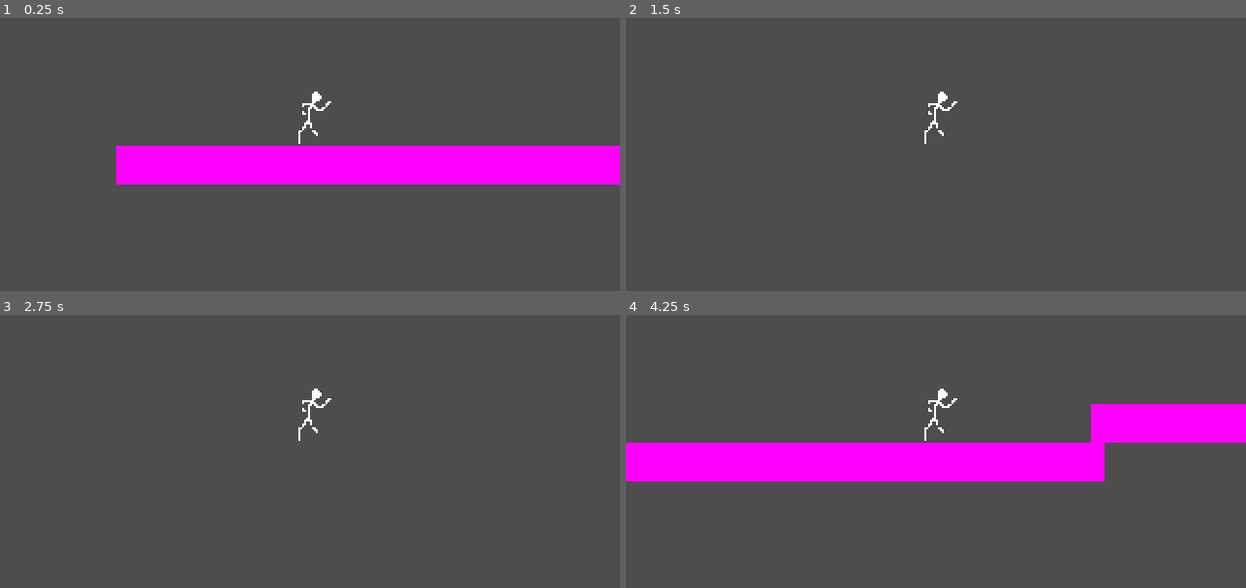
Above: before the commit, frames 1-4 (two rows, left to right).
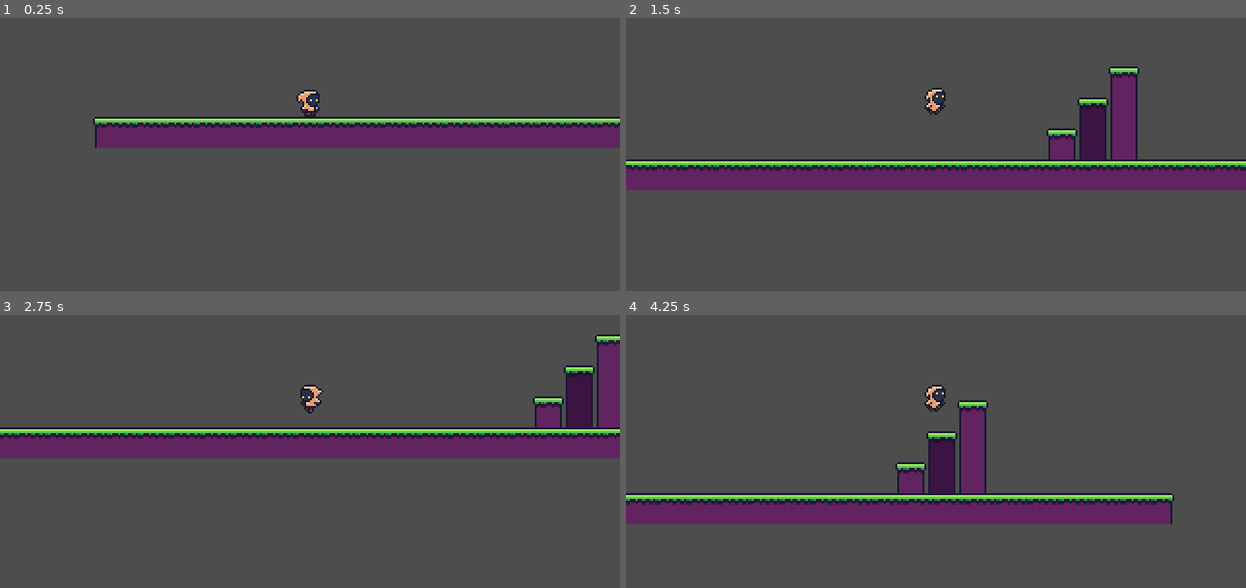
Above: after the commit, the same moments.

Repository: roquesystemexe/aril-and-iram
Game: Godot game, scene res://Scenes/TestLevel.tscn
The game is run twice, just before and just after one commit, with the same random seed, the same clock (stepped at 60 frames per second) and the same inputs.
Inputs:
- Up to frame 1 (0.25 s): no input
- Up to frame 2 (1.5 s): hold D (move_right) from 0.53 s (still down); tap Q (dash) at 0.6 s; tap Space (jump) at 0.77, 0.8, 1.07, 1.35 s
- Up to frame 3 (2.75 s): tap Space (jump) at 1.52, 1.82, 2.3 s; tap Q (dash) at 1.55, 2.1 s; release D (move_right) at 2.03 s; hold A (move_left) from 2.03 s (still down)
- Up to frame 4 (4.25 s): release A (move_left) at 2.78 s; hold D (move_right) from 2.78 s (still down); tap Q (dash) at 2.85 s; tap Space (jump) at 3.02, 3.32, 3.6, 3.77, 4.07 s

The runs differ from the first frame. In frame 1, 21% of the frame differs, in the area x 15-100%, y 26-61%; in frame 2, 15%; in frame 3, 14%; in frame 4, 26%, in the area x 0-100%, y 25-77%.

Commit message:
Added placeholder sprites and made animations. Also revamped movement

Diff:
--- a/Scenes/Player.tscn
+++ b/Scenes/Player.tscn
@@ -1,9 +1,102 @@
 [gd_scene format=3 uid="uid://3pfgujl6juvm"]
 
 [ext_resource type="Script" uid="uid://cflwjsunhopka" path="res://Scripts/player_movement.gd" id="1_ghtyb"]
-[ext_resource type="Texture2D" uid="uid://bq23vqgne71r7" path="res://Sprites/player.svg" id="2_kyqiw"]
+[ext_resource type="Script" uid="uid://by8m8uanixh4w" path="res://Scenes/player_animator.gd" id="2_gntrk"]
+[ext_resource type="Texture2D" uid="uid://mrtptn76g246" path="res://Sprites/player.png" id="2_kyqiw"]
 
-[sub_resource type="CapsuleShape2D" id="CapsuleShape2D_f3588"]
+[sub_resource type="Animation" id="Animation_kyqiw"]
+length = 0.001
+tracks/0/type = "value"
+tracks/0/imported = false
+tracks/0/enabled = true
+tracks/0/path = NodePath("PlayerAnimator/Sprite2D:region_rect")
+tracks/0/interp = 1
+tracks/0/loop_wrap = true
+tracks/0/keys = {
+"times": PackedFloat32Array(0),
+"transitions": PackedFloat32Array(1),
+"update": 0,
+"values": [Rect2(0, 0, 16, 16)]
+}
+
+[sub_resource type="Animation" id="Animation_dewec"]
+resource_name = "fall"
+step = 0.25
+tracks/0/type = "value"
+tracks/0/imported = false
+tracks/0/enabled = true
+tracks/0/path = NodePath("PlayerAnimator/Sprite2D:region_rect")
+tracks/0/interp = 1
+tracks/0/loop_wrap = true
+tracks/0/keys = {
+"times": PackedFloat32Array(0),
+"transitions": PackedFloat32Array(1),
+"update": 0,
+"values": [Rect2(0, 48, 16, 16)]
+}
+
+[sub_resource type="Animation" id="Animation_gntrk"]
+resource_name = "idle"
+length = 2.0
+loop_mode = 1
+step = 0.25
+tracks/0/type = "value"
+tracks/0/imported = false
+tracks/0/enabled = true
+tracks/0/path = NodePath("PlayerAnimator/Sprite2D:region_rect")
+tracks/0/interp = 0
+tracks/0/loop_wrap = true
+tracks/0/keys = {
+"times": PackedFloat32Array(0, 0.25, 0.5, 0.75, 1, 1.25, 1.5, 2),
+"transitions": PackedFloat32Array(1, 1, 1, 1, 1, 1, 1, 1),
+"update": 0,
+"values": [Rect2(0, 0, 16, 16), Rect2(16, 0, 16, 16), Rect2(32, 0, 16, 16), Rect2(48, 0, 16, 16), Rect2(64, 0, 16, 16), Rect2(80, 0, 16, 16), Rect2(96, 0, 16, 16), Rect2(96, 0, 16, 16)]
+}
+
+[sub_resource type="Animation" id="Animation_5ixxa"]
+resource_name = "jump"
+step = 0.25
+tracks/0/type = "value"
+tracks/0/imported = false
+tracks/0/enabled = true
+tracks/0/path = NodePath("PlayerAnimator/Sprite2D:region_rect")
+tracks/0/interp = 1
+tracks/0/loop_wrap = true
+tracks/0/keys = {
+"times": PackedFloat32Array(0),
+"transitions": PackedFloat32Array(1),
+"update": 0,
+"values": [Rect2(0, 32, 16, 16)]
+}
+
+[sub_resource type="Animation" id="Animation_nn08x"]
+resource_name = "move"
+step = 0.25
+tracks/0/type = "value"
+tracks/0/imported = false
+tracks/0/enabled = true
+tracks/0/path = NodePath("PlayerAnimator/Sprite2D:region_rect")
+tracks/0/interp = 0
+tracks/0/loop_wrap = true
+tracks/0/keys = {
+"times": PackedFloat32Array(0, 0.25, 0.5, 0.75, 1),
+"transitions": PackedFloat32Array(1, 1, 1, 1, 1),
+"update": 0,
+"values": [Rect2(0, 16, 16, 16), Rect2(16, 16, 16, 16), Rect2(32, 16, 16, 16), Rect2(48, 16, 16, 16), Rect2(0, 16, 16, 16)]
+}
+
+[sub_resource type="AnimationLibrary" id="AnimationLibrary_dewec"]
+_data = {
+&"RESET": SubResource("Animation_kyqiw"),
+&"fall": SubResource("Animation_dewec"),
+&"idle": SubResource("Animation_gntrk"),
+&"jump": SubResource("Animation_5ixxa"),
+&"move": SubResource("Animation_nn08x")
+}
+
+[sub_resource type="CapsuleShape2D" id="CapsuleShape2D_kyqiw"]
+radius = 5.0
+height = 14.0
 
 [node name="player" type="CharacterBody2D" unique_id=705346385]
 slide_on_ceiling = false
@@ -11,10 +104,24 @@
 
 [node name="Camera2D" type="Camera2D" parent="." unique_id=1848233546]
 
-[node name="Sprite2D" type="Sprite2D" parent="." unique_id=994632060]
-position = Vector2(-1.9073486e-06, -1.0000014)
-scale = Vector2(0.70312506, 0.93749994)
+[node name="PlayerAnimator" type="Node2D" parent="." unique_id=1809111778 node_paths=PackedStringArray("player_movement", "animation_player", "sprite")]
+script = ExtResource("2_gntrk")
+player_movement = NodePath("..")
+animation_player = NodePath("AnimationPlayer")
+sprite = NodePath("Sprite2D")
+
+[node name="AnimationPlayer" type="AnimationPlayer" parent="PlayerAnimator" unique_id=107950468]
+root_node = NodePath("../..")
+libraries/ = SubResource("AnimationLibrary_dewec")
+autoplay = &"idle"
+
+[node name="Sprite2D" type="Sprite2D" parent="PlayerAnimator" unique_id=994632060]
+position = Vector2(0, -8)
 texture = ExtResource("2_kyqiw")
+region_enabled = true
+region_rect = Rect2(0, 0, 16, 16)
 
-[node name="CollisionShape2D" type="CollisionShape2D" parent="." unique_id=1884646955]
-shape = SubResource("CapsuleShape2D_f3588")
+[node name="CollisionShape2D" type="CollisionShape2D" parent="." unique_id=896441421]
+visible = false
+position = Vector2(0, -7)
+shape = SubResource("CapsuleShape2D_kyqiw")
--- a/Scenes/TestLevel.tscn
+++ b/Scenes/TestLevel.tscn
@@ -1,62 +1,100 @@
 [gd_scene format=3 uid="uid://b4g7nchhrlk0b"]
 
 [ext_resource type="PackedScene" uid="uid://3pfgujl6juvm" path="res://Scenes/Player.tscn" id="1_bhm8u"]
+[ext_resource type="Texture2D" uid="uid://bw10b2ewvep88" path="res://Sprites/tiles_1.png" id="2_5ms4e"]
 
-[sub_resource type="PhysicsMaterial" id="PhysicsMaterial_5ms4e"]
+[sub_resource type="TileSetAtlasSource" id="TileSetAtlasSource_5ms4e"]
+texture = ExtResource("2_5ms4e")
+0:0/0 = 0
+0:0/0/physics_layer_0/polygon_0/points = PackedVector2Array(-8, -8, 8, -8, 8, 8, -8, 8)
+1:0/0 = 0
+1:0/0/physics_layer_0/polygon_0/points = PackedVector2Array(-8, -8, 8, -8, 8, 8, -8, 8)
+2:0/0 = 0
+2:0/0/physics_layer_0/polygon_0/points = PackedVector2Array(-8, -8, 8, -8, 8, 8, -8, 8)
+3:0/0 = 0
+3:0/0/physics_layer_0/polygon_0/points = PackedVector2Array(-8, -8, 8, -8, 8, 8, -8, 8)
+4:0/0 = 0
+4:0/0/physics_layer_0/polygon_0/points = PackedVector2Array(-8, -8, 8, -8, 8, 8, -8, 8)
+5:0/0 = 0
+5:0/0/physics_layer_0/polygon_0/points = PackedVector2Array(-8, -8, 8, -8, 8, 8, -8, 8)
+0:1/0 = 0
+0:1/0/physics_layer_0/polygon_0/points = PackedVector2Array(-8, -8, 8, -8, 8, 8, -8, 8)
+1:1/0 = 0
+1:1/0/physics_layer_0/polygon_0/points = PackedVector2Array(-8, -8, 8, -8, 8, 8, -8, 8)
+2:1/0 = 0
+2:1/0/physics_layer_0/polygon_0/points = PackedVector2Array(-8, -8, 8, -8, 8, 8, -8, 8)
+3:1/0 = 0
+3:1/0/physics_layer_0/polygon_0/points = PackedVector2Array(-8, -8, 8, -8, 8, 8, -8, 8)
+4:1/0 = 0
+4:1/0/physics_layer_0/polygon_0/points = PackedVector2Array(-8, -8, 8, -8, 8, 8, -8, 8)
+5:1/0 = 0
+5:1/0/physics_layer_0/polygon_0/points = PackedVector2Array(-8, -8, 8, -8, 8, 8, -8, 8)
+0:2/0 = 0
+0:2/0/physics_layer_0/polygon_0/points = PackedVector2Array(-8, -8, 8, -8, 8, 8, -8, 8)
+1:2/0 = 0
+1:2/0/physics_layer_0/polygon_0/points = PackedVector2Array(-8, -8, 8, -8, 8, 8, -8, 8)
+2:2/0 = 0
+2:2/0/physics_layer_0/polygon_0/points = PackedVector2Array(-8, -8, 8, -8, 8, 8, -8, 8)
+3:2/0 = 0
+3:2/0/physics_layer_0/polygon_0/points = PackedVector2Array(-8, -8, 8, -8, 8, 8, -8, 8)
+0:3/0 = 0
+0:3/0/physics_layer_0/polygon_0/points = PackedVector2Array(-8, -8, 8, -8, 8, 8, -8, 8)
+1:3/0 = 0
+1:3/0/physics_layer_0/polygon_0/points = PackedVector2Array(-8, -8, 8, -8, 8, 8, -8, 8)
+2:3/0 = 0
+2:3/0/physics_layer_0/polygon_0/points = PackedVector2Array(-8, -8, 8, -8, 8, 8, -8, 8)
+3:3/0 = 0
+3:3/0/physics_layer_0/polygon_0/points = PackedVector2Array(-8, -8, 8, -8, 8, 8, -8, 8)
+0:4/0 = 0
+0:4/0/physics_layer_0/polygon_0/points = PackedVector2Array(-8, -8, 8, -8, 8, 8, -8, 8)
+1:4/0 = 0
+1:4/0/physics_layer_0/polygon_0/points = PackedVector2Array(-8, -8, 8, -8, 8, 8, -8, 8)
+2:4/0 = 0
+2:4/0/physics_layer_0/polygon_0/points = PackedVector2Array(-8, -8, 8, -8, 8, 8, -8, 8)
+3:4/0 = 0
+3:4/0/physics_layer_0/polygon_0/points = PackedVector2Array(-8, -8, 8, -8, 8, 8, -8, 8)
+4:4/0 = 0
+4:4/0/physics_layer_0/polygon_0/points = PackedVector2Array(-8, -8, 8, -8, 8, 8, -8, 8)
+5:4/0 = 0
+5:4/0/physics_layer_0/polygon_0/points = PackedVector2Array(-8, -8, 8, -8, 8, 8, -8, 8)
+0:5/0 = 0
+0:5/0/physics_layer_0/polygon_0/points = PackedVector2Array(-8, -8, 8, -8, 8, 8, -8, 8)
+1:5/0 = 0
+1:5/0/physics_layer_0/polygon_0/points = PackedVector2Array(-8, -8, 8, -8, 8, 8, -8, 8)
+2:5/0 = 0
+2:5/0/physics_layer_0/polygon_0/points = PackedVector2Array(-8, -8, 8, -8, 8, 8, -8, 8)
+3:5/0 = 0
+3:5/0/physics_layer_0/polygon_0/points = PackedVector2Array(-8, -8, 8, -8, 8, 8, -8, 8)
+4:5/0 = 0
+4:5/0/physics_layer_0/polygon_0/points = PackedVector2Array(-8, -8, 8, -8, 8, 8, -8, 8)
+5:5/0 = 0
+5:5/0/physics_layer_0/polygon_0/points = PackedVector2Array(-8, -8, 8, -8, 8, 8, -8, 8)
+0:6/0 = 0
+0:6/0/physics_layer_0/polygon_0/points = PackedVector2Array(-8, -8, 8, -8, 8, 8, -8, 8)
+1:6/0 = 0
+1:6/0/physics_layer_0/polygon_0/points = PackedVector2Array(-8, -8, 8, -8, 8, 8, -8, 8)
+2:6/0 = 0
+2:6/0/physics_layer_0/polygon_0/points = PackedVector2Array(-8, -8, 8, -8, 8, 8, -8, 8)
+3:6/0 = 0
+3:6/0/physics_layer_0/polygon_0/points = PackedVector2Array(-8, -8, 8, -8, 8, 8, -8, 8)
+0:7/0 = 0
+0:7/0/physics_layer_0/polygon_0/points = PackedVector2Array(-8, -8, 8, -8, 8, 8, -8, 8)
+1:7/0 = 0
+1:7/0/physics_layer_0/polygon_0/points = PackedVector2Array(-8, -8, 8, -8, 8, 8, -8, 8)
+2:7/0 = 0
+2:7/0/physics_layer_0/polygon_0/points = PackedVector2Array(-8, -8, 8, -8, 8, 8, -8, 8)
+3:7/0 = 0
+3:7/0/physics_layer_0/polygon_0/points = PackedVector2Array(-8, -8, 8, -8, 8, 8, -8, 8)
 
-[sub_resource type="RectangleShape2D" id="RectangleShape2D_shgkq"]
-size = Vector2(270, 20)
-
-[sub_resource type="PlaceholderTexture2D" id="PlaceholderTexture2D_bhm8u"]
+[sub_resource type="TileSet" id="TileSet_shgkq"]
+physics_layer_0/collision_layer = 1
+sources/0 = SubResource("TileSetAtlasSource_5ms4e")
 
 [node name="TestLevel" type="Node2D" unique_id=893113129]
 
-[node name="Platform" type="RigidBody2D" parent="." unique_id=1852134523]
-position = Vector2(6, 23)
-physics_material_override = SubResource("PhysicsMaterial_5ms4e")
-gravity_scale = 0.0
-
-[node name="CollisionShape2D" type="CollisionShape2D" parent="Platform" unique_id=1265287845]
-position = Vector2(51, 38)
-scale = Vector2(1.1605932, 1)
-shape = SubResource("RectangleShape2D_shgkq")
-
-[node name="Sprite2D" type="Sprite2D" parent="Platform" unique_id=1049611561]
-position = Vector2(-106, 28)
-scale = Vector2(313, 20)
-texture = SubResource("PlaceholderTexture2D_bhm8u")
-centered = false
+[node name="TileMap" type="TileMap" parent="." unique_id=1953747551]
+tile_set = SubResource("TileSet_shgkq")
+format = 2
+layer_0/tile_data = PackedInt32Array(131065, 0, 0, 131066, 65536, 0, 131067, 65536, 0, 131068, 65536, 0, 131069, 65536, 0, 131070, 65536, 0, 131071, 65536, 0, 65536, 65536, 0, 65537, 65536, 0, 65538, 65536, 0, 65539, 65536, 0, 65540, 65536, 0, 65541, 65536, 0, 65542, 65536, 0, 65543, 65536, 0, 65544, 65536, 0, 65545, 65536, 0, 65546, 65536, 0, 65547, 65536, 0, 65548, 65536, 0, 65549, 65536, 0, 65550, 65536, 0, 65551, 65536, 0, 65552, 65536, 0, 65553, 65536, 0, 65554, 65536, 0, 65555, 65536, 0, 65556, 131072, 0, -131058, 196608, 0, -65522, 196608, 1, 14, 196608, 1, 13, 196608, 5, -65523, 196608, 4, 12, 196608, 0)
 
 [node name="player" parent="." unique_id=705346385 instance=ExtResource("1_bhm8u")]
-
-[node name="Platform2" type="RigidBody2D" parent="." unique_id=168209642]
-position = Vector2(320, 11)
-physics_material_override = SubResource("PhysicsMaterial_5ms4e")
-gravity_scale = 0.0
-
-[node name="CollisionShape2D" type="CollisionShape2D" parent="Platform2" unique_id=1697202884]
-position = Vector2(51, 38)
-scale = Vector2(1.1605932, 1)
-shape = SubResource("RectangleShape2D_shgkq")
-
-[node name="Sprite2D" type="Sprite2D" parent="Platform2" unique_id=1501939420]
-position = Vector2(-106, 28)
-scale = Vector2(313, 20)
-texture = SubResource("PlaceholderTexture2D_bhm8u")
-centered = false
-
-[node name="Platform3" type="RigidBody2D" parent="." unique_id=2018242313]
-position = Vector2(626, -9)
-physics_material_override = SubResource("PhysicsMaterial_5ms4e")
-gravity_scale = 0.0
-
-[node name="CollisionShape2D" type="CollisionShape2D" parent="Platform3" unique_id=1041128866]
-position = Vector2(51, 38)
-scale = Vector2(1.1605932, 1)
-shape = SubResource("RectangleShape2D_shgkq")
-
-[node name="Sprite2D" type="Sprite2D" parent="Platform3" unique_id=987640333]
-position = Vector2(-106, 28)
-scale = Vector2(313, 20)
-texture = SubResource("PlaceholderTexture2D_bhm8u")
-centered = false
--- /dev/null
+++ b/Scenes/player_animator.gd
@@ -0,0 +1,22 @@
+extends Node2D
+@export var player_movement : PlayerMovement
+@export var animation_player : AnimationPlayer
+@export var sprite : Sprite2D
+
+func _process(_delta: float) -> void:
+	# ======================================================= Flipping the character Horizontally
+	if player_movement.direction == 1:
+		sprite.flip_h = false;
+	elif player_movement.direction == -1:
+		sprite.flip_h = true;
+
+	# ======================================================= Playing the animations
+	if abs(player_movement.velocity.x) > 0.0: # ============= X
+		animation_player.play("move");
+	else:
+		animation_player.play("idle");
+
+	if player_movement.velocity.y < 0.0: # ================== Y
+		animation_player.play("jump");
+	elif player_movement.velocity.y > 0.0:
+		animation_player.play("fall");
--- a/Scripts/player_movement.gd
+++ b/Scripts/player_movement.gd
@@ -1,14 +1,21 @@
 extends CharacterBody2D
+class_name PlayerMovement
 
 @export var gravity: float = 10.0;
-@export var speed: float = 200.0;
-@export var jump_force: float = 2.7;
-@export var dash_force: float = 15.0;
+@export var speed: float = 100.0;
+@export var jump_force: float = 135.0;
+@export var dash_force: float = 300.0;
 @export var dash_cooldown: int = 65;
 var dCooldown = 0;
 var input_handler := InputHandler.new();
+var direction = 1;
 
 func _physics_process(delta: float) -> void:
+	if velocity.x > 0:
+		direction = 1;
+	elif velocity.x < 0:
+		direction = -1;
+
 	var input := input_handler.get_move();
 
 	#==================================================== Horizontal Movement
@@ -20,18 +27,18 @@
 	#==================================================== Dashing
 	if (input_handler.get_dash() && dCooldown == 0):
 		if velocity.x < 0:
-			velocity.x -= dash_force * 300;
+			velocity.x = dash_force * delta * -500;
 			dCooldown = dash_cooldown;
 		else:
-			velocity.x += dash_force * 300;
+			velocity.x = dash_force * delta * 500;
 			dCooldown = dash_cooldown;
 
 	#==================================================== Gravity & Jumping
 	if not is_on_floor():
-		velocity.y += gravity * delta * 300;
+		velocity.y += gravity * delta * 100;
 	else:
 		if input_handler.get_jump():
-			velocity.y -= jump_force * 300;
+			velocity.y -= jump_force * delta * 100;
 		else:
 			velocity.y = 0.0;
 
Not shown, added: Scenes/player_animator.gd.uid
Binary file added: Sprites/enemy_1.png
Not shown, added: Sprites/enemy_1.png.import
Binary file added: Sprites/energy_cell.png
Not shown, added: Sprites/energy_cell.png.import
Binary file added: Sprites/platform1_large.png
Not shown, added: Sprites/platform1_large.png.import
Binary file added: Sprites/player.png
Not shown, added: Sprites/player.png.import
Binary file added: Sprites/portal.png
Not shown, added: Sprites/portal.png.import
Binary file added: Sprites/tiles_1.png
(and 1 more such lines)
